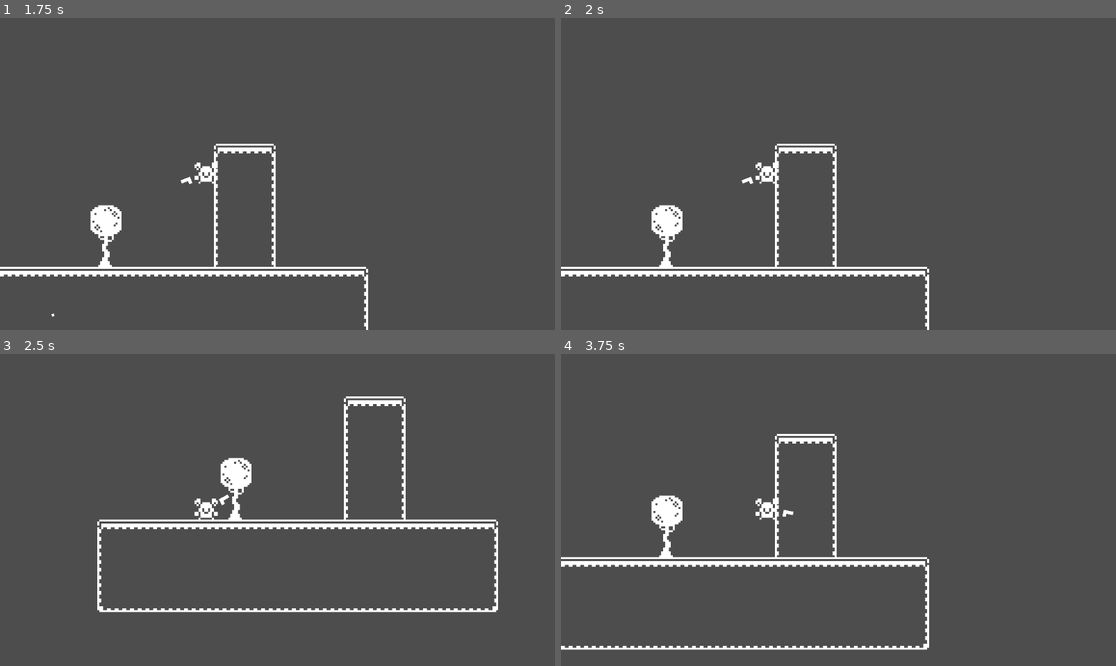
Above: before the commit, frames 1-4 (two rows, left to right).
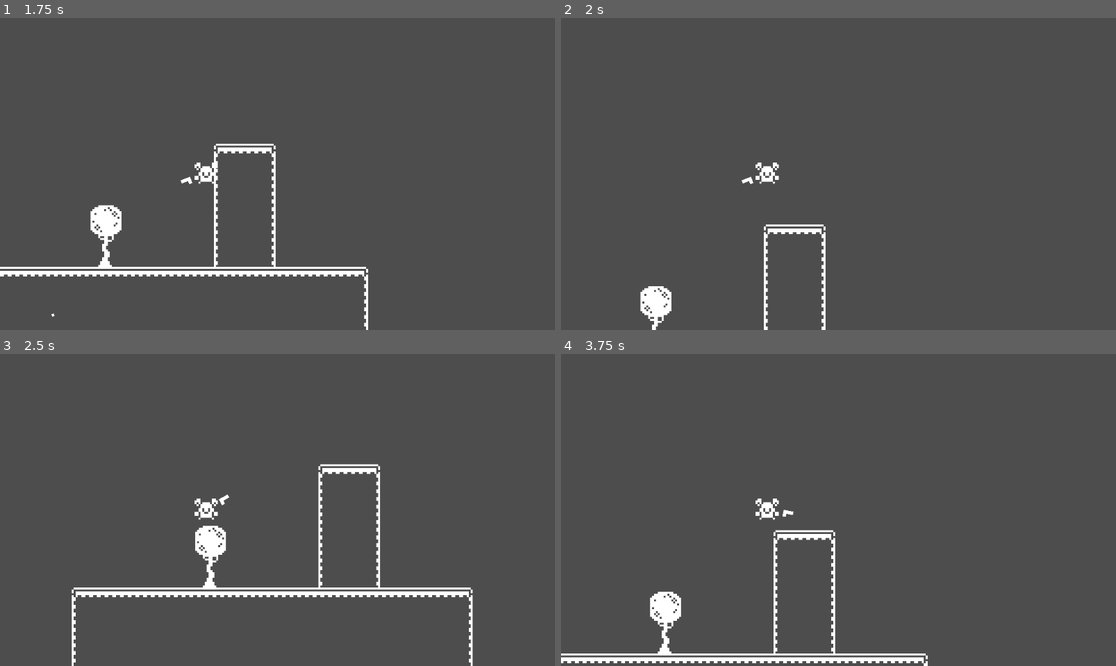
Above: after the commit, the same moments.

Repository: CarsonDecker24/2D-Platformer
Game: Godot game, scene res://level_1.tscn
Two runs of this game, one before a commit and one after it. Both use one fixed random seed, a clock stepped at 60 frames per second and the inputs below.
Inputs (mouse positions are in pixels of both pictures, inside the frame that each line leads up to):
- Up to frame 1 (1.75 s): tap Enter at 0.5 s; move the mouse to (399, 158) at 0.52 s; hold D (move_right) from 0.53 s (still down); tap W (jump) at 0.6, 0.77, 1.07, 1.52, 1.55 s; move the mouse to (166, 189) at 1.27 s; click (166, 189) at 1.35 s
- Up to frame 2 (2 s): keep holding D (move_right); tap W (jump) at 1.82 s
- Up to frame 3 (2.5 s): move the mouse to (333, 441) at 2.02 s; release D (move_right) at 2.03 s; hold A (move_left) from 2.03 s (still down); tap W (jump) at 2.1 s
- Up to frame 4 (3.75 s): move the mouse to (810, 572) at 2.77 s; release A (move_left) at 2.78 s; hold D (move_right) from 2.78 s (still down); click (810, 572) at 2.85 s; tap W (jump) at 3.02, 3.05, 3.32, 3.6 s; move the mouse to (1005, 556) at 3.52 s

Frame 1 is identical in both runs. In frame 2, 3.9% of the frame differs, in the area x 0-67%, y 40-100%; in frame 3, 7.1%, in the area x 12-90%, y 13-100%; in frame 4, 6.4%.

Commit message:
wall jump script

Diff:
--- a/Player.gd
+++ b/Player.gd
@@ -10,7 +10,8 @@
 var weapon_flipped = false
 var mousepoint
 var aim_vector
-
+var wall_sliding = false
+var facing = 1
 var max_fall_speed = -1
 
 # Get the gravity from the project settings to be synced with RigidBody nodes.
@@ -30,8 +31,6 @@
 		weapon_sprite.scale.y *= -1
 		weapon_flipped = false
 
-
-
 func _physics_process(delta):
 	if Input.is_action_just_pressed("left_click"):
 		_shoot()
@@ -48,6 +47,9 @@
 	else:
 		velocity.x = move_toward(velocity.x, 0, SPEED)
 
+	if direction != 0:
+		facing = direction
+
 	# Add the gravity.
 	if not is_on_floor() and not (is_on_wall_only() and direction != 0):
 		velocity.y += gravity * delta
@@ -55,8 +57,14 @@
 	if is_on_wall_only() and direction != 0:
 		velocity.y += 1000 * delta
 		max_fall_speed = 30
+		wall_sliding = true
 	else:
 		max_fall_speed = 1000
+		wall_sliding = false
+
+	if wall_sliding and Input.is_action_just_pressed("jump"):
+		velocity.y = JUMP_VELOCITY
+		velocity.x = 1000 * facing * -1
 
 	if velocity.y > max_fall_speed:
 		velocity.y = max_fall_speed
